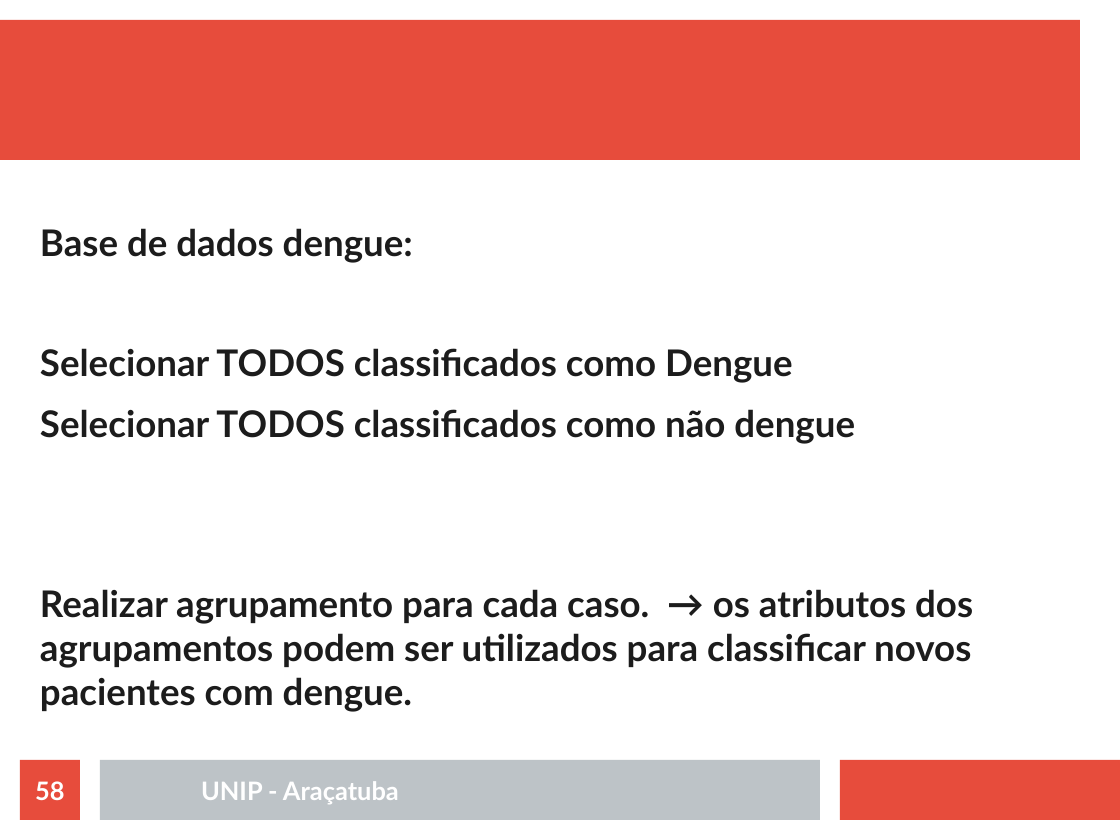
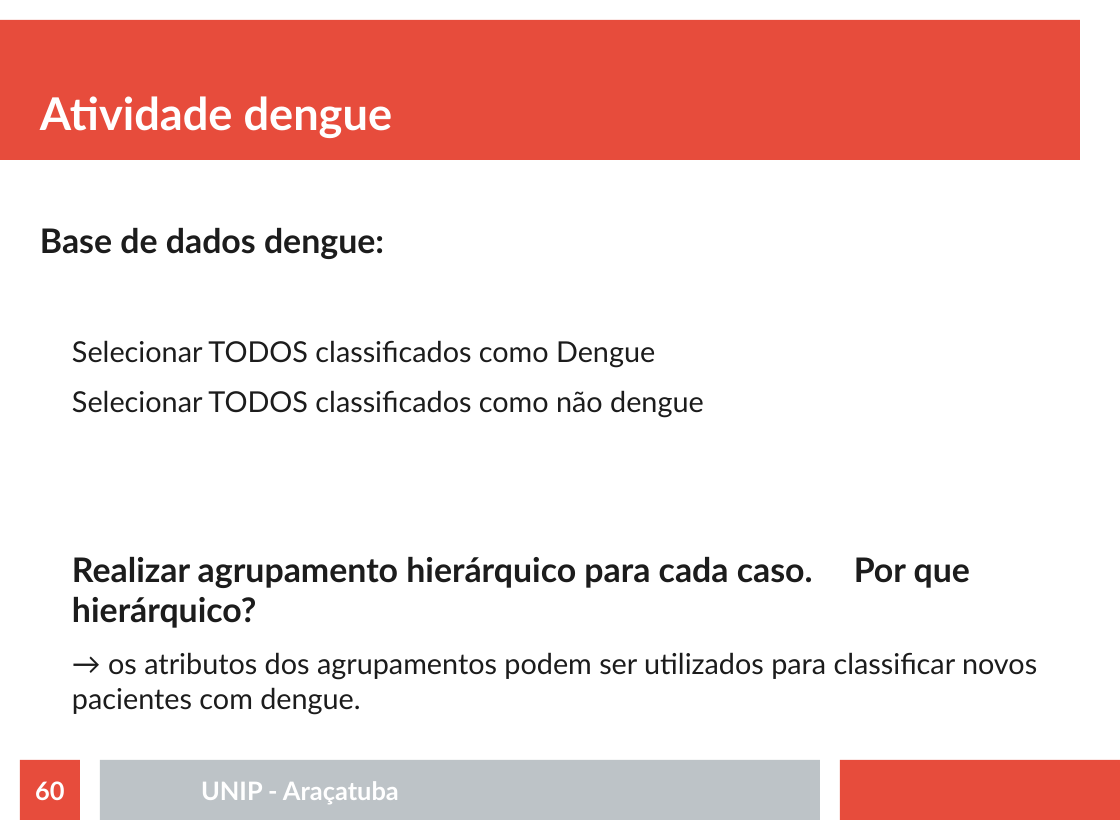
Before and after one commit to rafaelstojoao/pos-unip, a slide deck: slide 60 of [2020][modulo][Machine_Learning]/[aula]02[Agrupamento].odp (slide 58 before the commit). Drawn at 1120x840 pixels with LibreOffice and Linux fonts; fonts in the diff are those of the drawing. Boxes give left, top, right and bottom in pixels: in the first picture for what was removed or moved away, otherwise in the second. Text is boxed around its words. In the diff, an @@ line names an element or a change of style, - is before the commit and + after.

```diff
--- a/[2020][modulo][Machine_Learning]/[aula]02[Agrupamento].odp
+++ b/[2020][modulo][Machine_Learning]/[aula]02[Agrupamento].odp
@@ title added at (x1=40, y1=96, x2=393, y2=138), 32 pt, text #FFFFFF, bold @@
+Atividade dengue
@@ text at (x1=40, y1=228, x2=704, y2=418): size 26 to 24.1 pt in "Base de dados dengue:"; size 26 to 20.4 pt, bold off in "Selecionar TODOS classificados como Dengue", "Selecionar TODOS classificados como não dengue"; list level 1 to 2 in "Selecionar TODOS classificados como Dengue"; list level 1 to 2 in "Selecionar TODOS classificados como não ..." @@
@@ text at (x1=72, y1=557, x2=1037, y2=715): text changed; size 26 to 20.4 pt; bold off @@
-Realizar agrupamento para cada caso. → os atributos dos agrupamentos podem ser utilizados para classificar novos pacientes com dengue.
+Realizar agrupamento hierárquico para cada caso. Por que hierárquico?
+  → os atributos dos agrupamentos podem ser utilizados para classificar novos pacientes com dengue.
@@ page number at (x1=35, y1=781, x2=64, y2=800): text changed @@
-58
+60
```
Also in this commit, not shown: 21 other slides changed, 6 slides removed, 1 other file.
